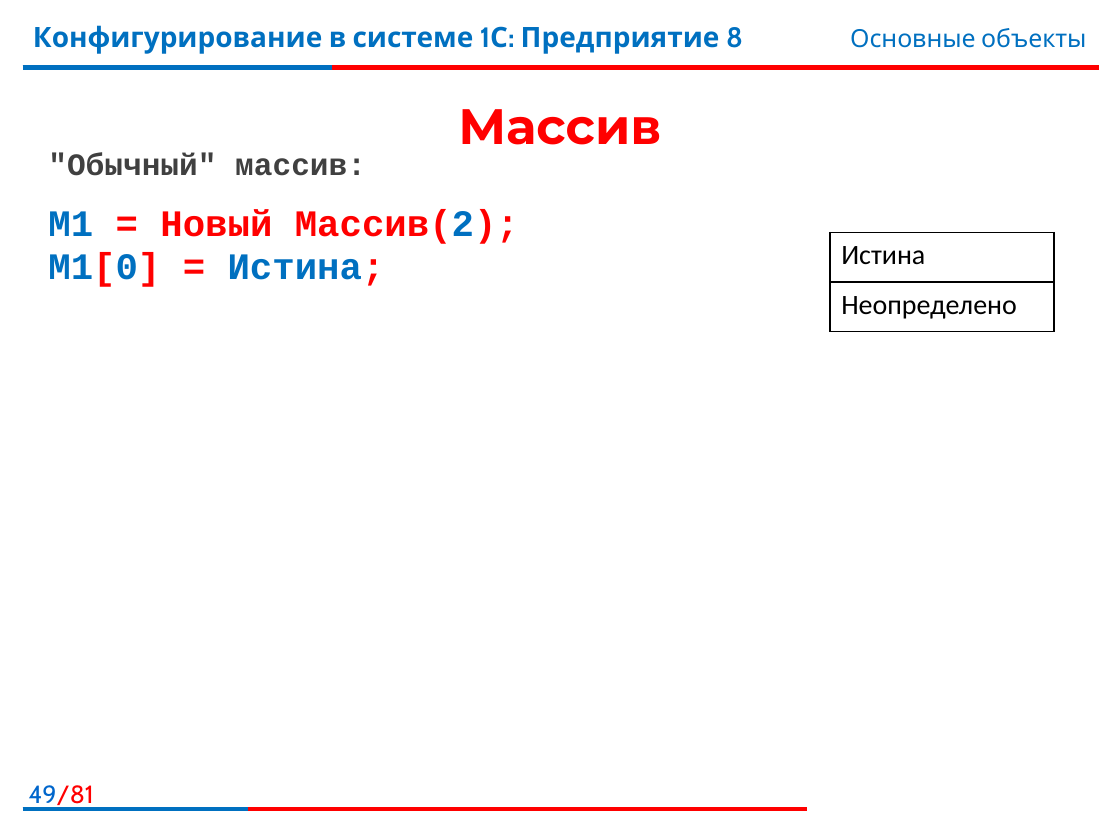
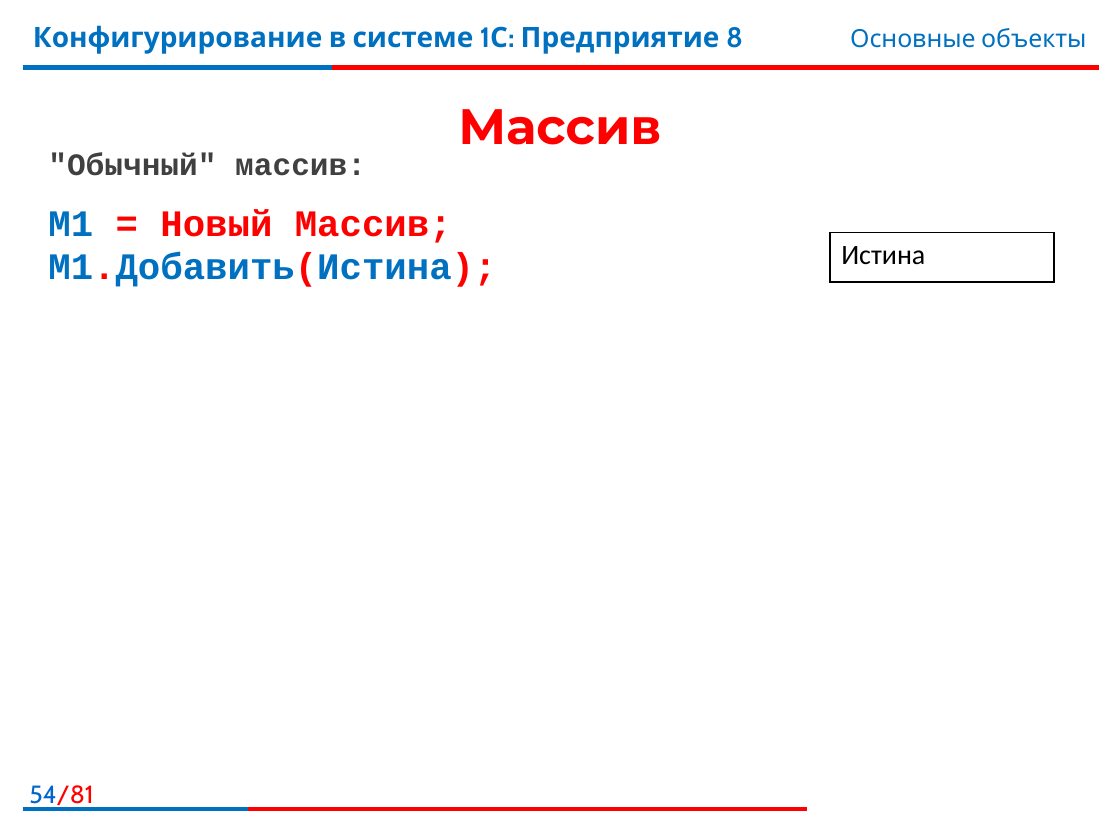
Before and after one commit to bestteacher-1c/documents_compl_kurs, a slide deck: slide 54 of Занятие_03/Иллюстрации3.pptx (slide 49 before the commit). Drawn at 1120x840 pixels with LibreOffice and Linux fonts; fonts in the diff are those of the drawing; background and template pictures are left out. Boxes give left, top, right and bottom in pixels: in the first picture for what was removed or moved away, otherwise in the second. Text is boxed around its words. In the diff, an @@ line names an element or a change of style, - is before the commit and + after.

```diff
--- a/Занятие_03/Иллюстрации3.pptx
+++ b/Занятие_03/Иллюстрации3.pptx
@@ text at <box>48,209,496,287</box>: text changed; text colour #FF0000 to #0070C0 @@
-М1 = Новый Массив(2);
-М1[0] = Истина;
+М1 = Новый Массив;
+М1.Добавить(Истина);
@@ table at <box>830,233,1054,282</box> @@
-row 2: Неопределено
@@ page number at <box>29,785,93,808</box>: text changed @@
-49/81
+54/81
```
Also in this commit, not shown: 4 other slides changed, 1 slide added, 9 other files.
